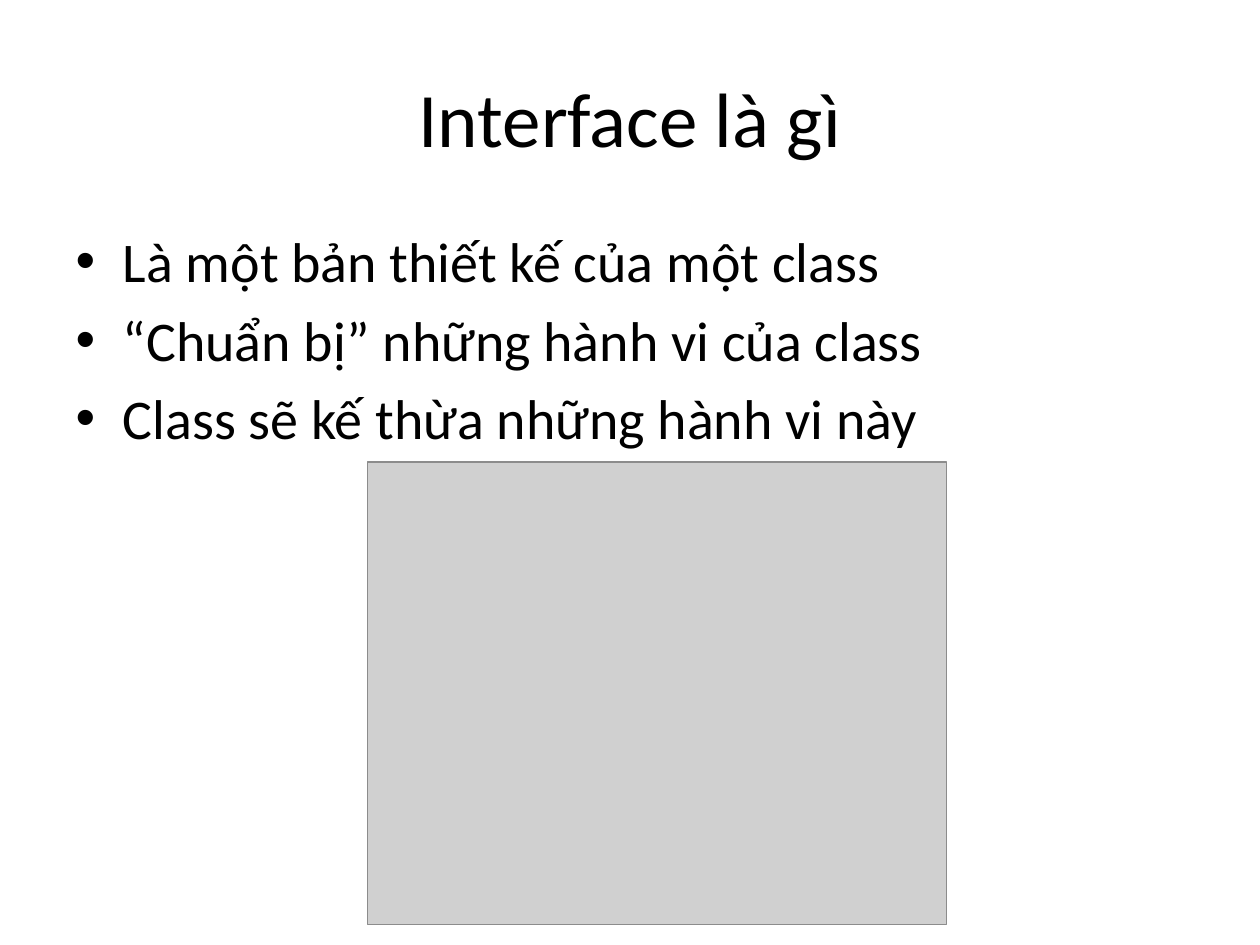
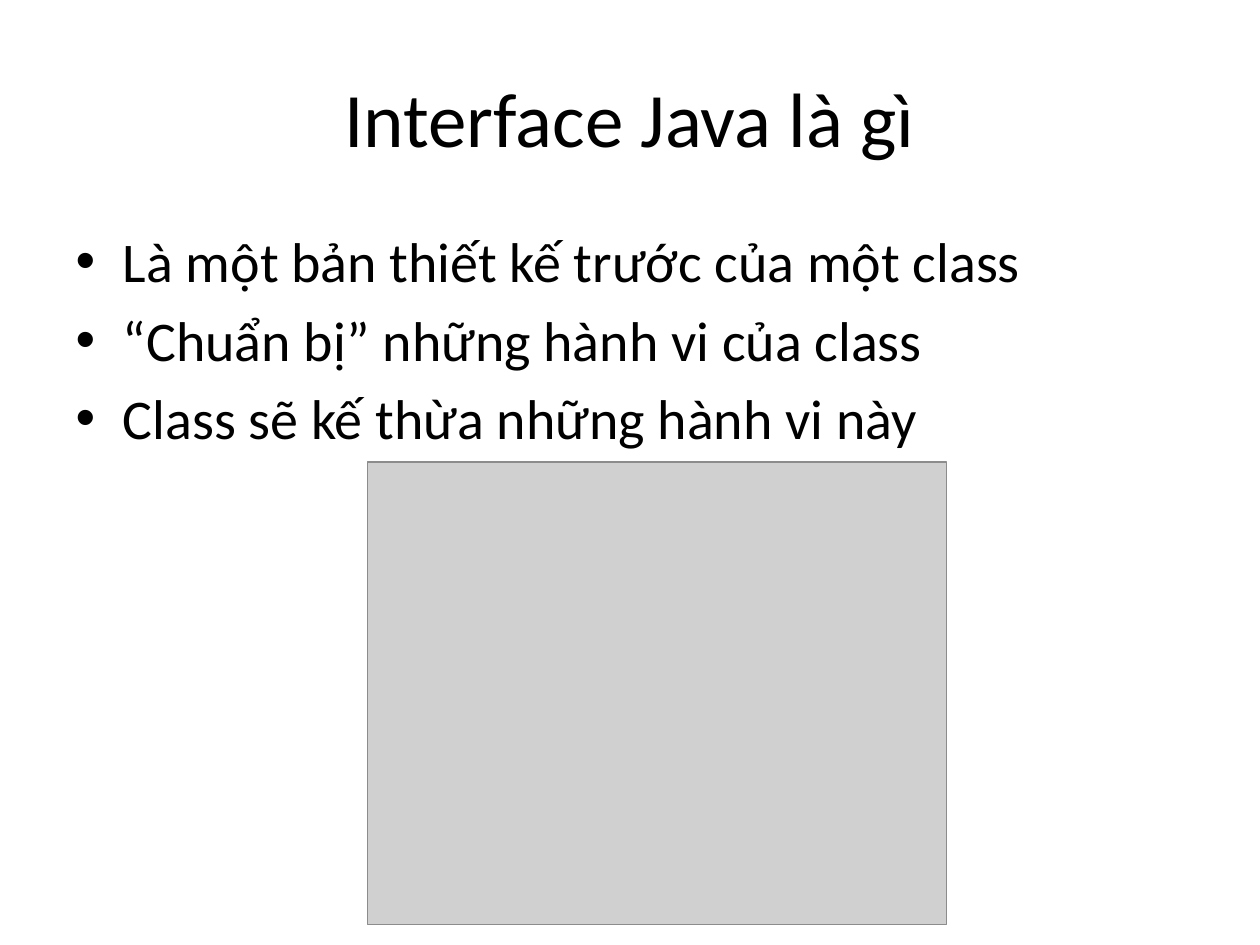
Before and after one commit to phithanh97cs/T3H, a slide deck: slide 3 of 5. Other/Free/Abstract and Interface.pptx (slide 5 before the commit). Drawn at 1260x945 pixels with LibreOffice and Linux fonts; fonts in the diff are those of the drawing; grey boxes stand for pictures. Boxes give left, top, right and bottom in pixels: in the first picture for what was removed or moved away, otherwise in the second. Text is boxed around its words. In the diff, an @@ line names an element or a change of style, - is before the commit and + after.

```diff
--- a/5. Other/Free/Abstract and Interface.pptx
+++ b/5. Other/Free/Abstract and Interface.pptx
@@ title at (345,93,915,161): text changed @@
-Interface là gì
+Interface Java là gì
@@ text at (123,240,1020,292): text changed @@
-• Là một bản thiết kế của một class
+• Là một bản thiết kế trước của một class
```
Also in this commit, not shown: 1 slide added, 4 other files.
